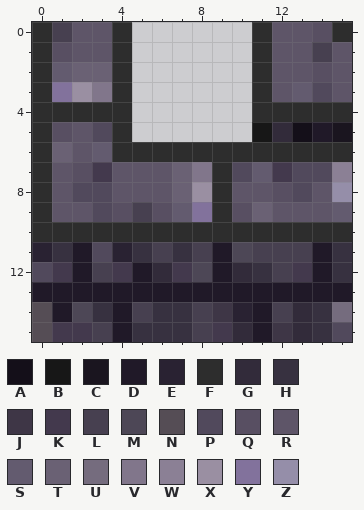
Pixel-art sprite, stored at dungeon/assets/dungeon/default/wall/wall_inner_corner_bottom_left.png. The picture above is the old version.
The file is 16x16 pixels. Colours within 5 levels of each other are drawn and written as one.
Palette (. is transparent): A #140f19  B #171717  C #1a151f  D #201928  E #292232  F #2d2d2d  G #322b3a  H #373140  J #3e3646  K #43394d  L #474050  M #4d4756  N #554d55  P #51495c  Q #584f62  R #5e5568  S #635b6f  T #6a6174  U #756c7e  V #81768b  W #8b8095  X #9a8fa2  Y #82729c  Z #958ea9
Pixels before, first column x 0:
 0 FLRRF......FRRQF
 1 FQRRF......FRRLR
 2 FSTTF......FRRQR
 3 FYXVF......FRSPR
 4 FFFFF......FFFFF
 5 FQRPF......BGADC
 6 FTRSFFFFFFFFFFFF
 7 FRQKRRRTVFPSKPPW
 8 FRPPRRRTXFRRQPRZ
 9 FRRPQLQSYFQTRRRS
10 FFFFFFFFFFFFFFFF
11 EHDPEHLHLDMLLLDH
12 PKDLKDGKMDGHLKDH
13 DDDDDDDDDDDDDDDD
14 NDMHDLHHLJEDLGHU
15 NKKLDHHHLKGDJGHP
The same view after the edit:
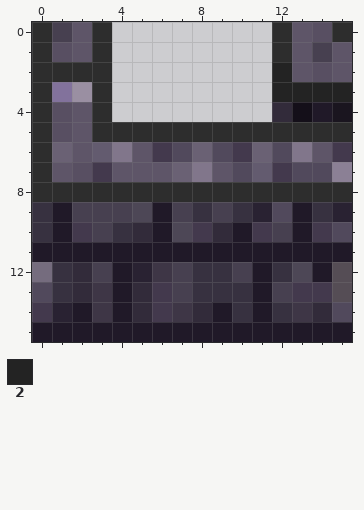
Colours new in this view: 2 #232323
Message: Reduce thickness of rims for inner corners by 1 pixel
The edit:
Changed rows in their new state; - is an unchanged pixel.
first column x 0:
 0 ---F.------.F---
 1 ---F.------.F---
 2 -FFF.------.2---
 3 ---F.------.2222
 4 -QR-.------.GADC
 5 ---F-FFFFFFFFFFF
 6 ----VRKPTPKTPVRK
 7 ---------R------
 8 -FFFFFFFF-FFFFFF
 9 HDLLLMDLHLHEPDHE
10 HDKLHGDMKGDKLDKP
11 DD-DDDDDD-DDDD-D
12 UHG-DEJLHHLDHM-N
13 PHGJ-GKLHHH-LKKN
14 KEDJ-GKJGDH-HJGP
15 DDDD-DDDDDD-DDDD
Pixel boxes of the changes (left, top, right, bottom) in both pictures:
changed: (32, 22, 352, 342)
